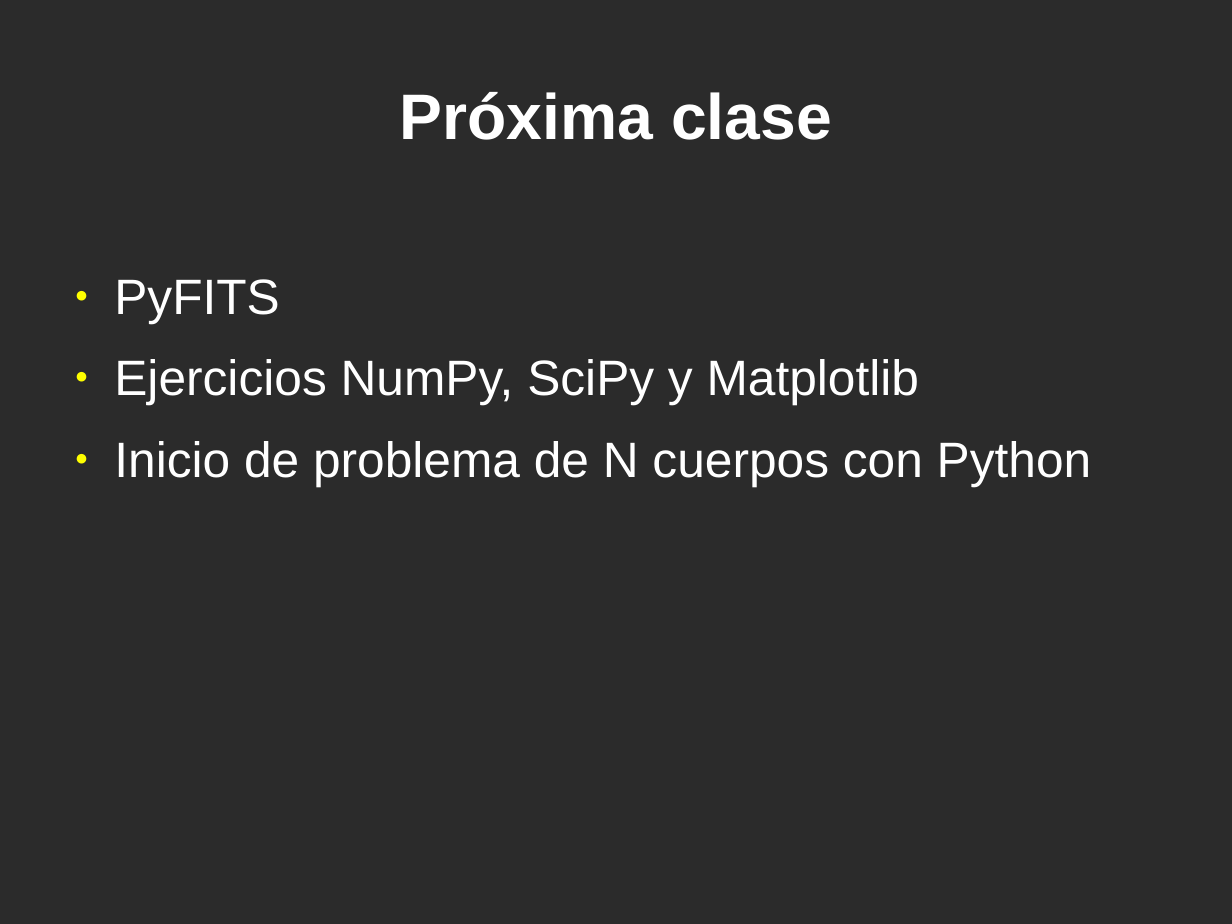
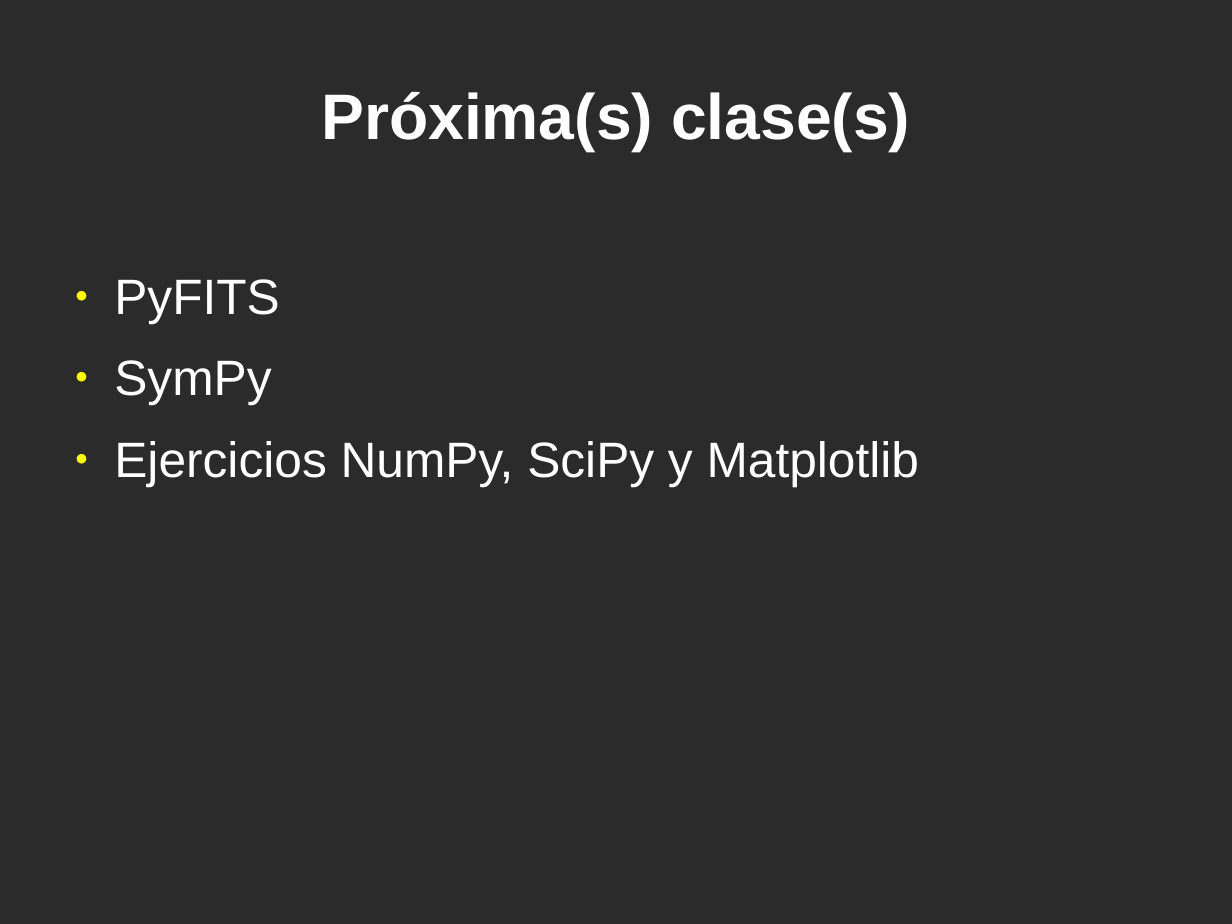
Before and after one commit to jeudy/clases_topicosI2013, a slide deck: slide 28 of 12-Librerias-Scipy.odp (slide 27 before the commit). Drawn at 1232x924 pixels with LibreOffice and Linux fonts; fonts in the diff are those of the drawing; background and template pictures are left out; a plain dark background stands for a picture behind light text. Boxes give left, top, right and bottom in pixels: in the first picture for what was removed or moved away, otherwise in the second. Text is boxed around its words. In the diff, an @@ line names an element or a change of style, - is before the commit and + after.

```diff
--- a/12-Librerias-Scipy.odp
+++ b/12-Librerias-Scipy.odp
@@ title at [321,92,910,151]: text changed @@
-Próxima clase
+Próxima(s) clase(s)
@@ text at [114,360,271,405]: paragraph added @@
+● SymPy
@@ text at [114,441,1092,487]: paragraph removed @@
-● Inicio de problema de N cuerpos con Python
```
Also in this commit, not shown: 1 other slide changed, 1 slide added, 2 other files.
